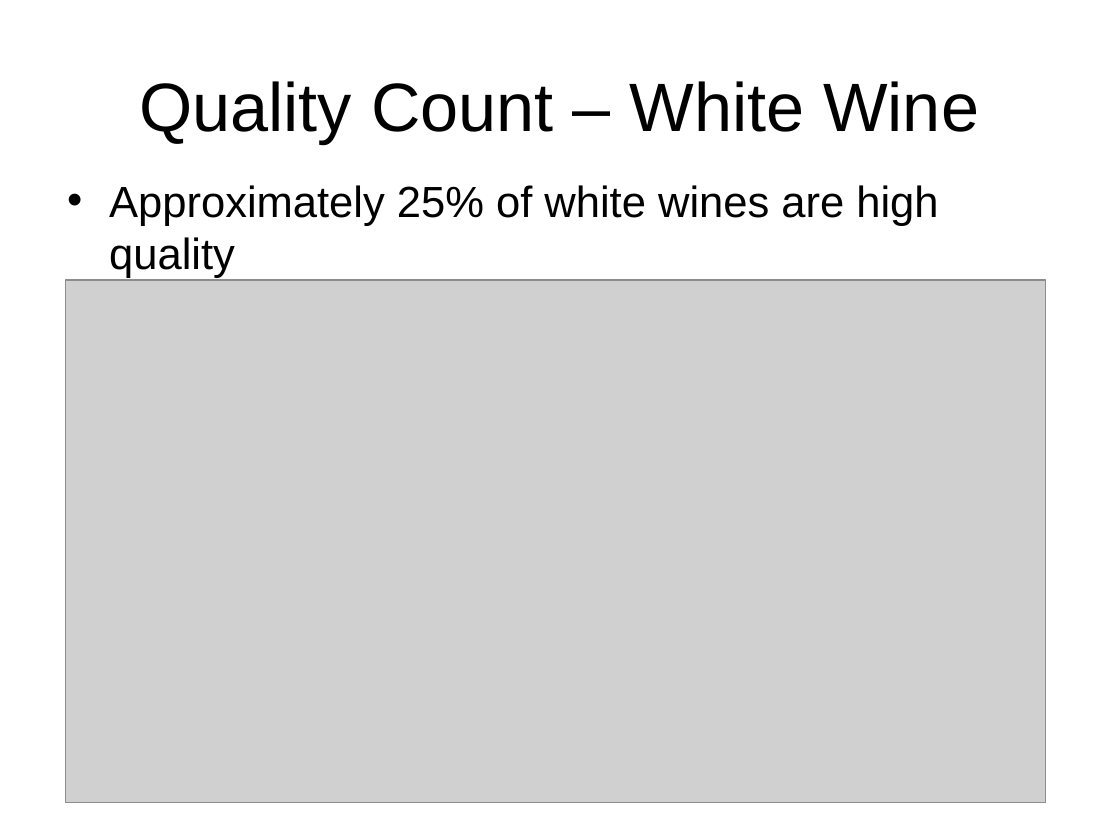
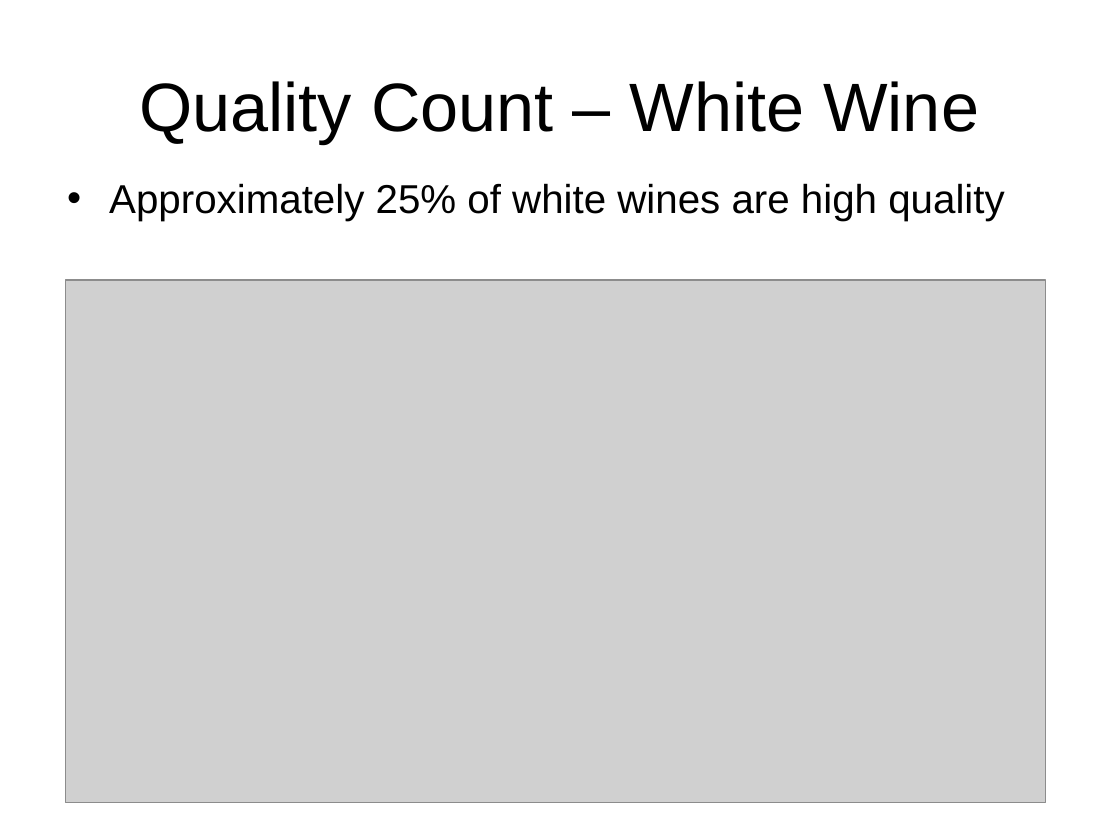
Before and after one commit to delwester/Springboard, a slide deck: slide 12 of Capstone2/Capstone2_FinalPres.pptx (slide 11 before the commit). Drawn at 1120x840 pixels with LibreOffice and Linux fonts; fonts in the diff are those of the drawing; grey boxes stand for pictures. Boxes give left, top, right and bottom in pixels: in the first picture for what was removed or moved away, otherwise in the second. Text is boxed around its words. In the diff, an @@ line names an element or a change of style, - is before the commit and + after.

```diff
--- a/Capstone2/Capstone2_FinalPres.pptx
+++ b/Capstone2/Capstone2_FinalPres.pptx
@@ text "Approximately 25% of white wines ..." at <box>109,183,1004,221</box>: size 28 to 25.9 pt @@
```
Also in this commit, not shown: 6 other slides changed, 5 slides added, 4 slides removed.
